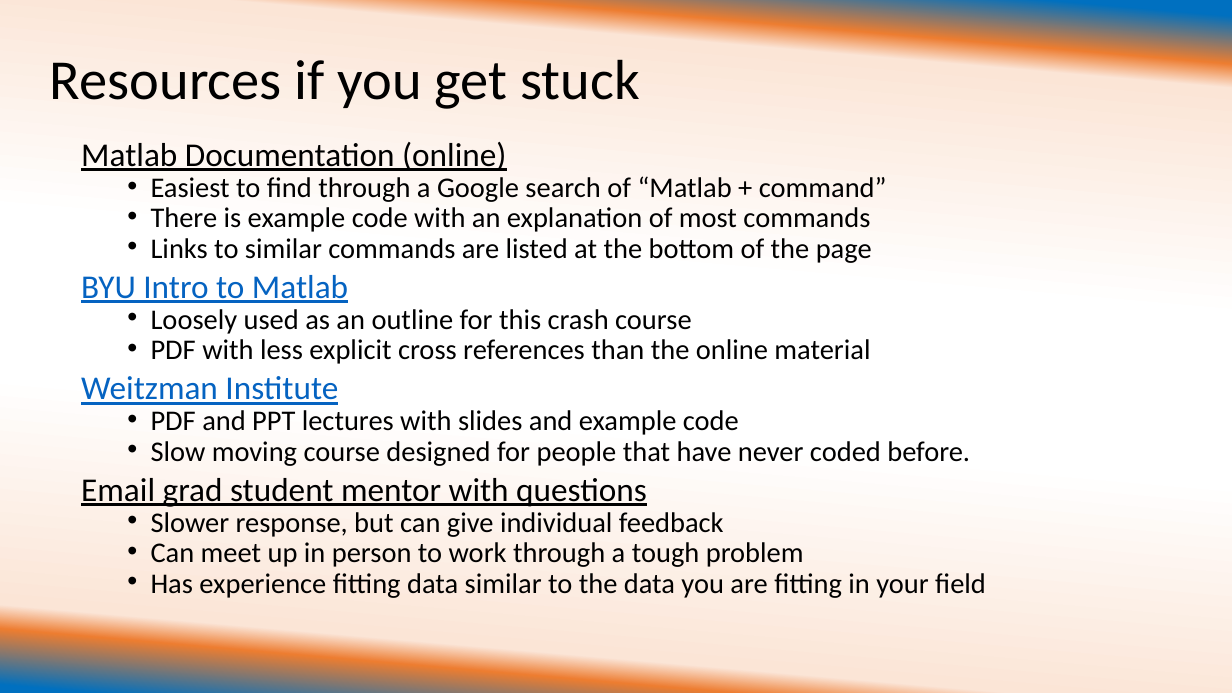
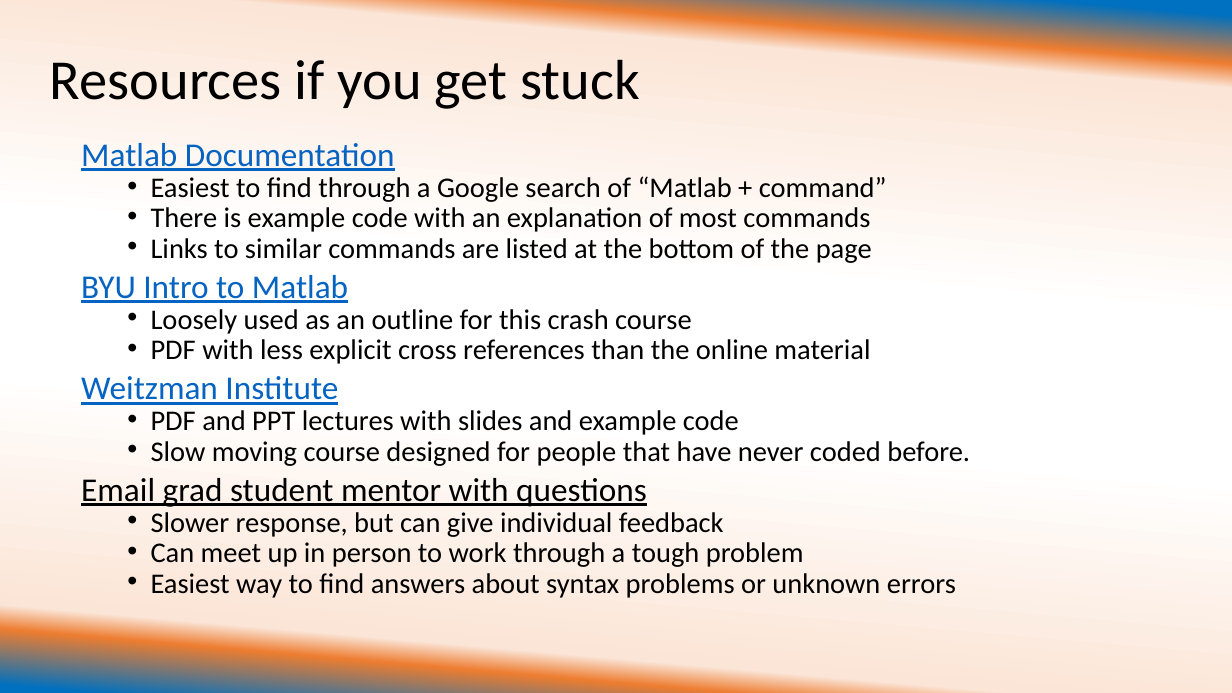
Before and after one commit to ehuemill/Intro-to-Matlab, a slide deck: slide 3 of Day 2 of Crash Course/University of Illinois REU Introduction to Matlab Day 2 with examples.pptx. Drawn at 1232x693 pixels with LibreOffice and Linux fonts; fonts in the diff are those of the drawing. Boxes give left, top, right and bottom in pixels: in the first picture for what was removed or moved away, otherwise in the second. Text is boxed around its words. In the diff, an @@ line names an element or a change of style, - is before the commit and + after.

```diff
--- a/Day 2 of Crash Course/University of Illinois REU Introduction to Matlab Day 2 with examples.pptx
+++ b/Day 2 of Crash Course/University of Illinois REU Introduction to Matlab Day 2 with examples.pptx
@@ text at (81, 143, 395, 171): text changed; text colour #000000 to #0563C1 @@
-Matlab Documentation (online)
+Matlab Documentation
@@ text at (151, 573, 956, 598): text changed @@
-  • Has experience fitting data similar to the data you are fitting in your field
+  • Easiest way to find answers about syntax problems or unknown errors
```
Also in this commit, not shown: 4 other slides changed, 4 slides added.
